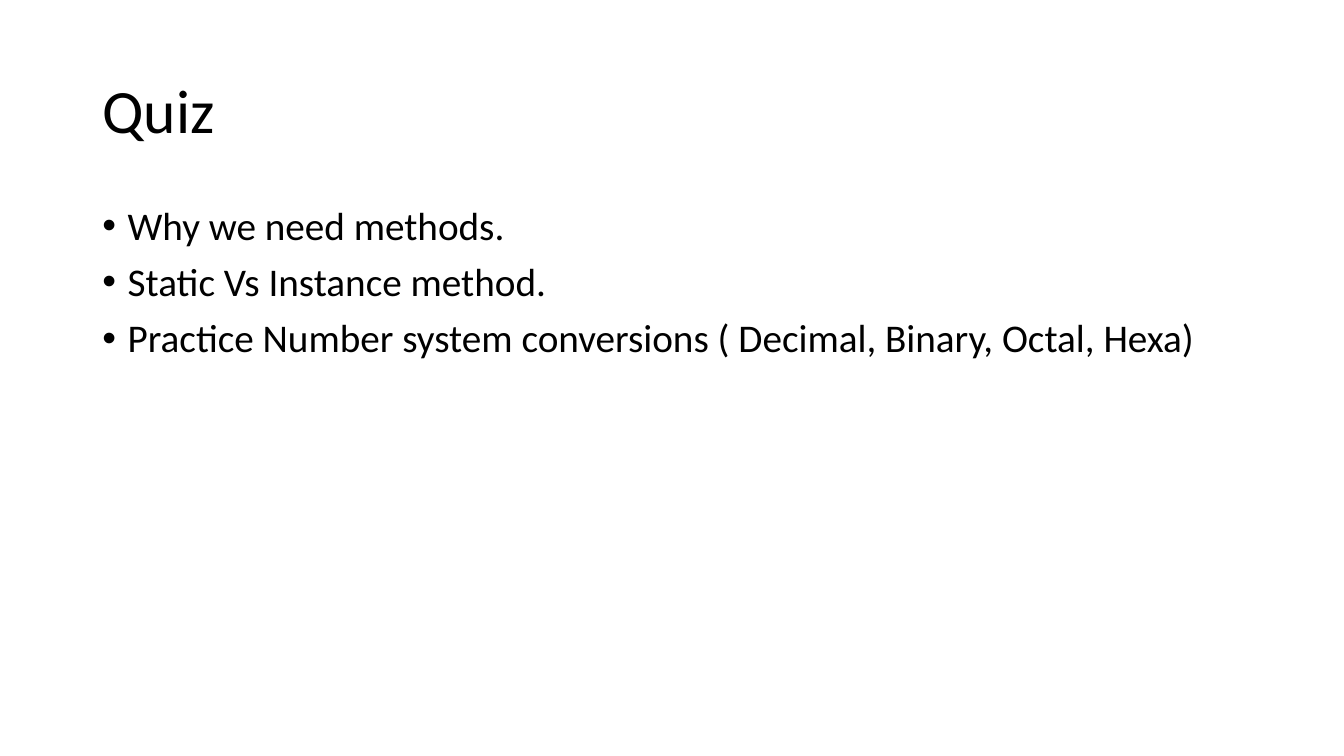
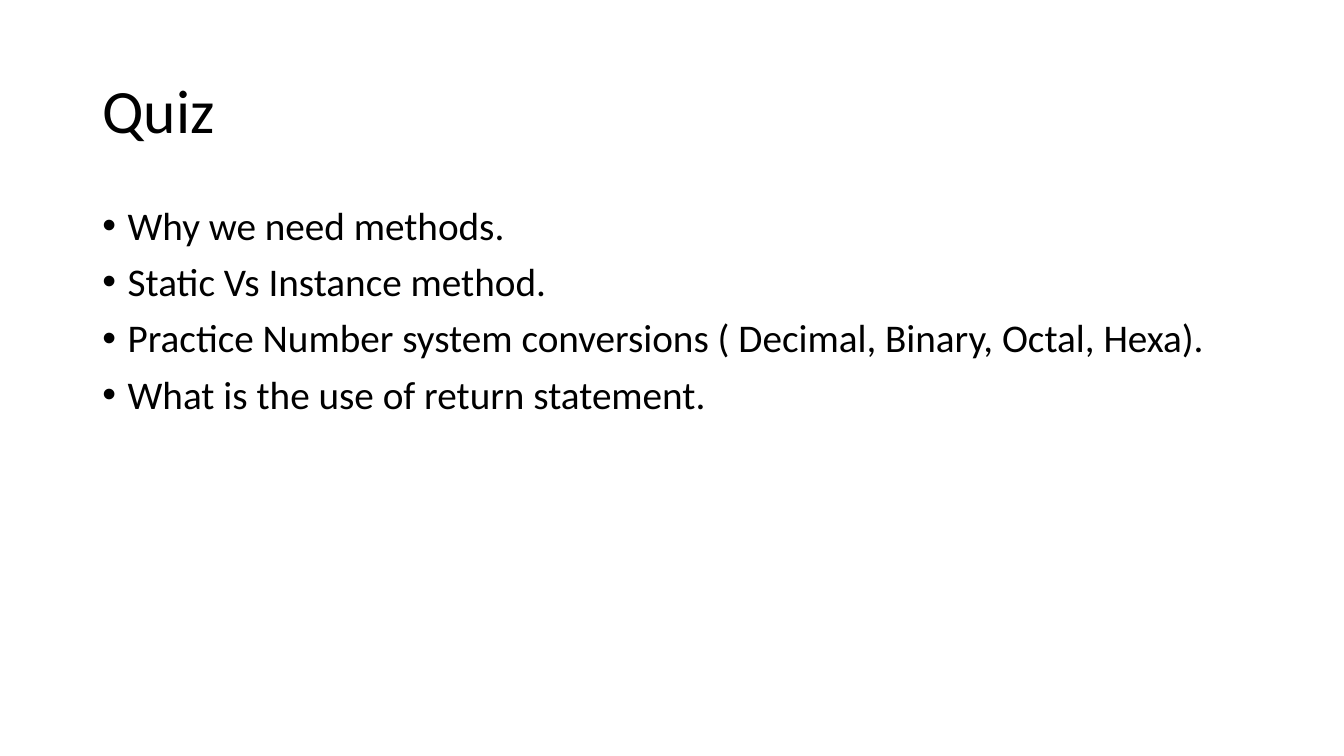
Before and after one commit to umaa-java-sept-2020/documents, a slide deck: slide 20 of methods.pptx (slide 12 before the commit). Drawn at 1344x756 pixels with LibreOffice and Linux fonts; fonts in the diff are those of the drawing. Boxes give left, top, right and bottom in pixels: in the first picture for what was removed or moved away, otherwise in the second. Text is boxed around its words. In the diff, an @@ line names an element or a change of style, - is before the commit and + after.

```diff
--- a/methods.pptx
+++ b/methods.pptx
@@ text at (128, 323, 1204, 410): text changed @@
-• Practice Number system conversions ( Decimal, Binary, Octal, Hexa)
+• Practice Number system conversions ( Decimal, Binary, Octal, Hexa).
+• What is the use of return statement.
```
Also in this commit, not shown: 2 other slides changed, 8 slides added.
